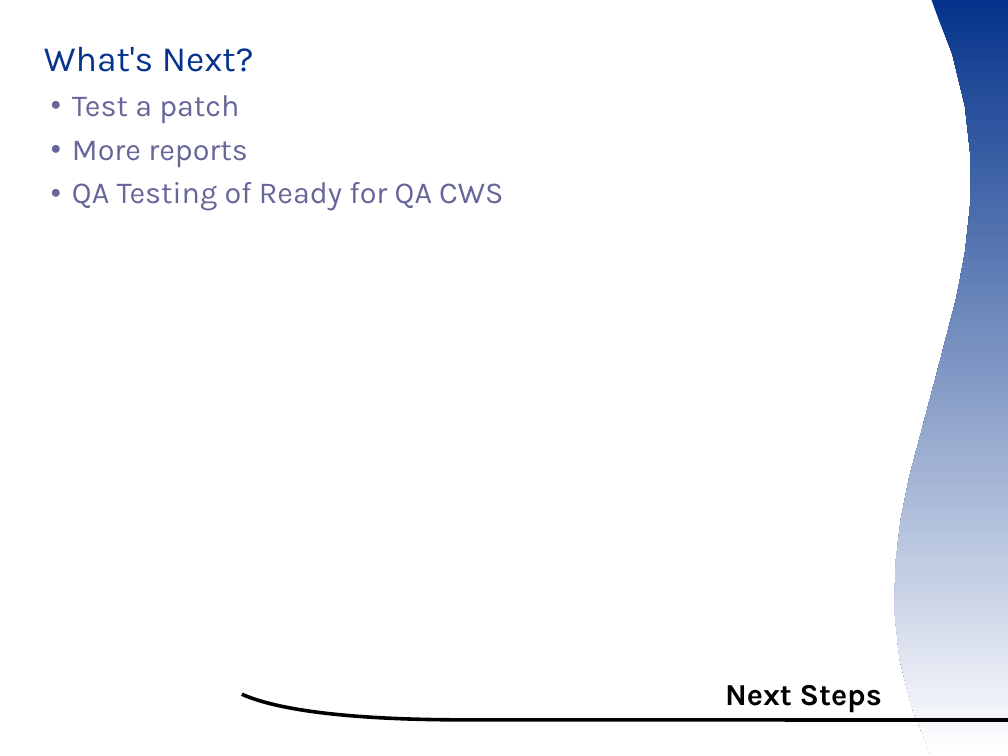
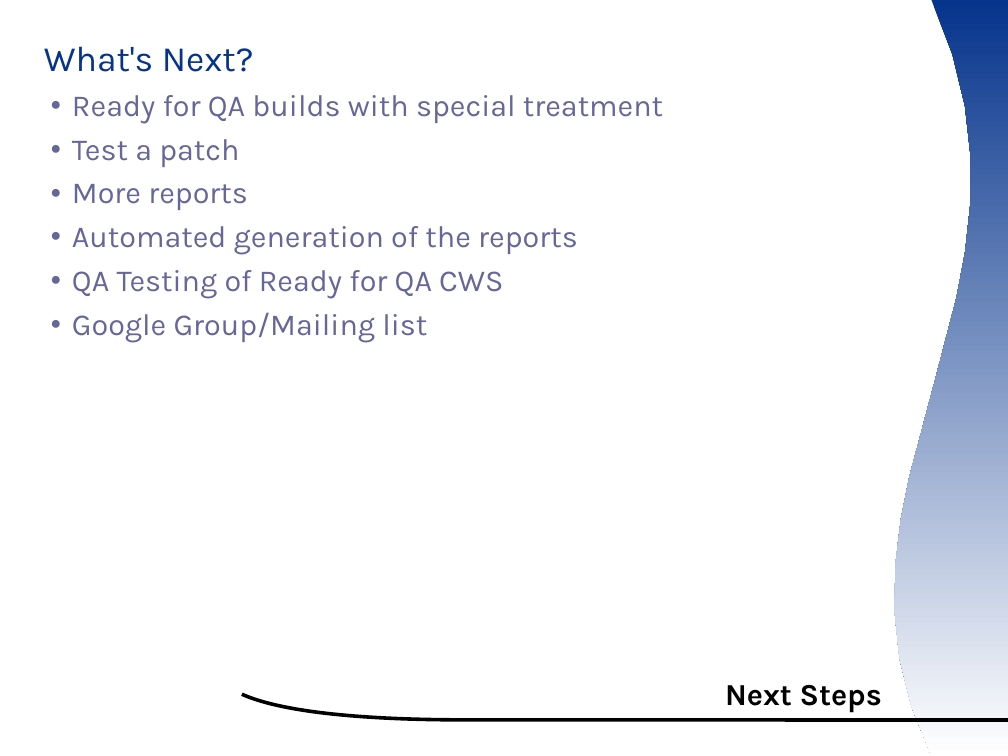
Before and after one commit to smsm1/ootermite, a slide deck: slide 13 of wiki/ooocon2007presentation.odp (slide 12 before the commit). Drawn at 1008x756 pixels with LibreOffice and Linux fonts; fonts in the diff are those of the drawing; background and template pictures are left out. Boxes give left, top, right and bottom in pixels: in the first picture for what was removed or moved away, otherwise in the second. Text is boxed around its words. In the diff, an @@ line names an element or a change of style, - is before the commit and + after.

```diff
--- a/wiki/ooocon2007presentation.odp
+++ b/wiki/ooocon2007presentation.odp
@@ text at (x1=72, y1=95, x2=663, y2=124): paragraph added @@
+  ● Ready for QA builds with special treatment
@@ text at (x1=72, y1=226, x2=578, y2=255): paragraph added @@
+  ● Automated generation of the reports
@@ text at (x1=72, y1=312, x2=427, y2=343): paragraph added @@
+  ● Google Group/Mailing list
```
Also in this commit, not shown: 5 other slides changed, 1 slide added, 4 other files.
